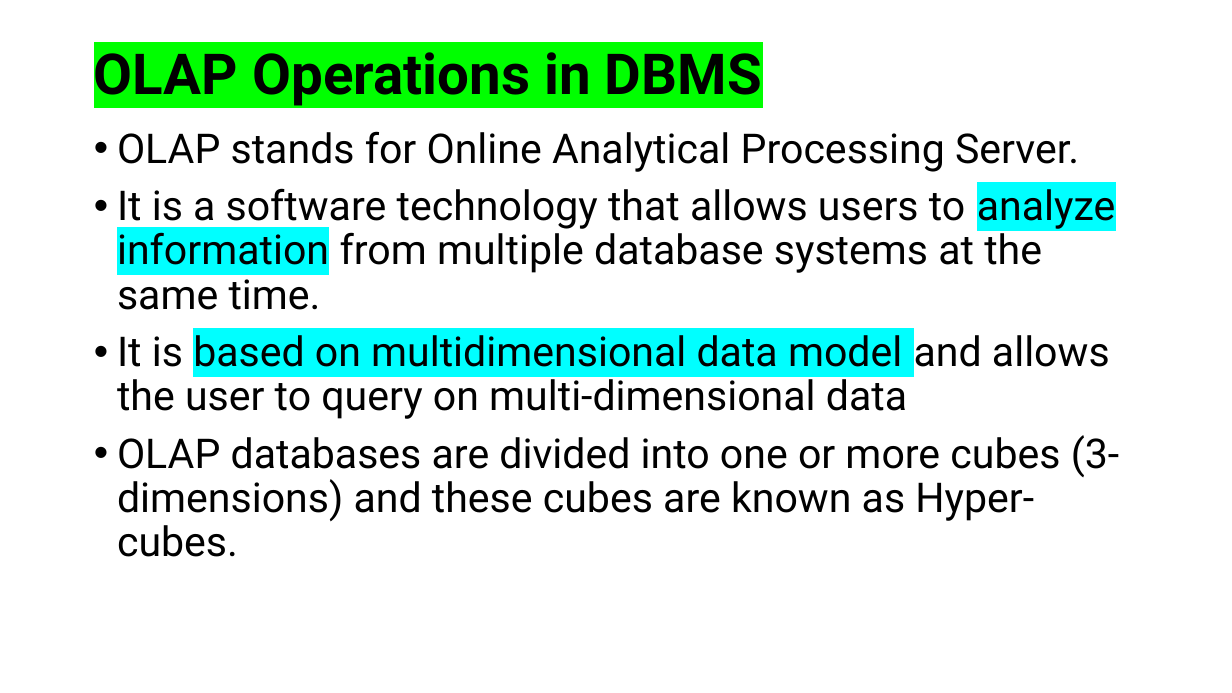
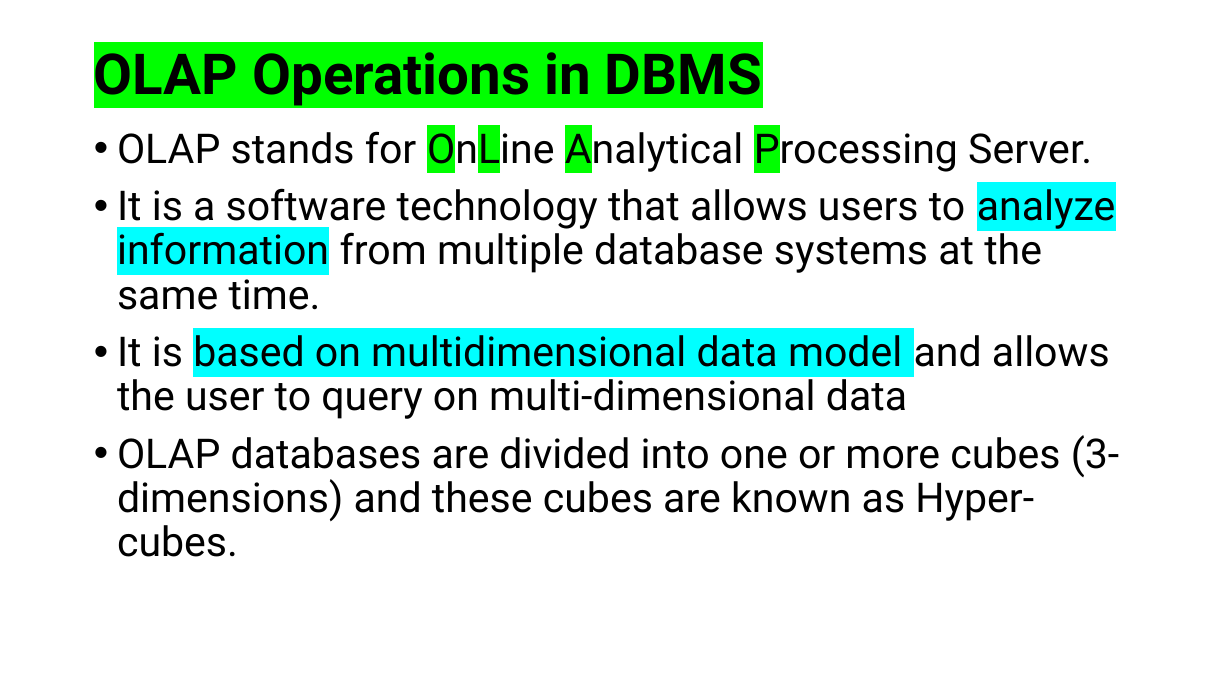
Before and after one commit to mahmoudparsian/data-warehousing-and-business-intelligence, a slide deck: slide 2 of resources/class_lectures/week_10_OLAP_Operations/OLAP_Operations_in_DBMS.pptx. Drawn at 1232x693 pixels with LibreOffice and Linux fonts; fonts in the diff are those of the drawing. Boxes give left, top, right and bottom in pixels: in the first picture for what was removed or moved away, otherwise in the second. Text is boxed around its words. In the diff, an @@ line names an element or a change of style, - is before the commit and + after.

```diff
--- a/resources/class_lectures/week_10_OLAP_Operations/OLAP_Operations_in_DBMS.pptx
+++ b/resources/class_lectures/week_10_OLAP_Operations/OLAP_Operations_in_DBMS.pptx
@@ text at (117, 125, 1092, 173): text changed @@
-• OLAP stands for Online Analytical Processing Server.
+• OLAP stands for OnLine Analytical Processing Server.
```
Also in this commit, not shown: 1 other slide changed, 2 slides added, 3 other files.
